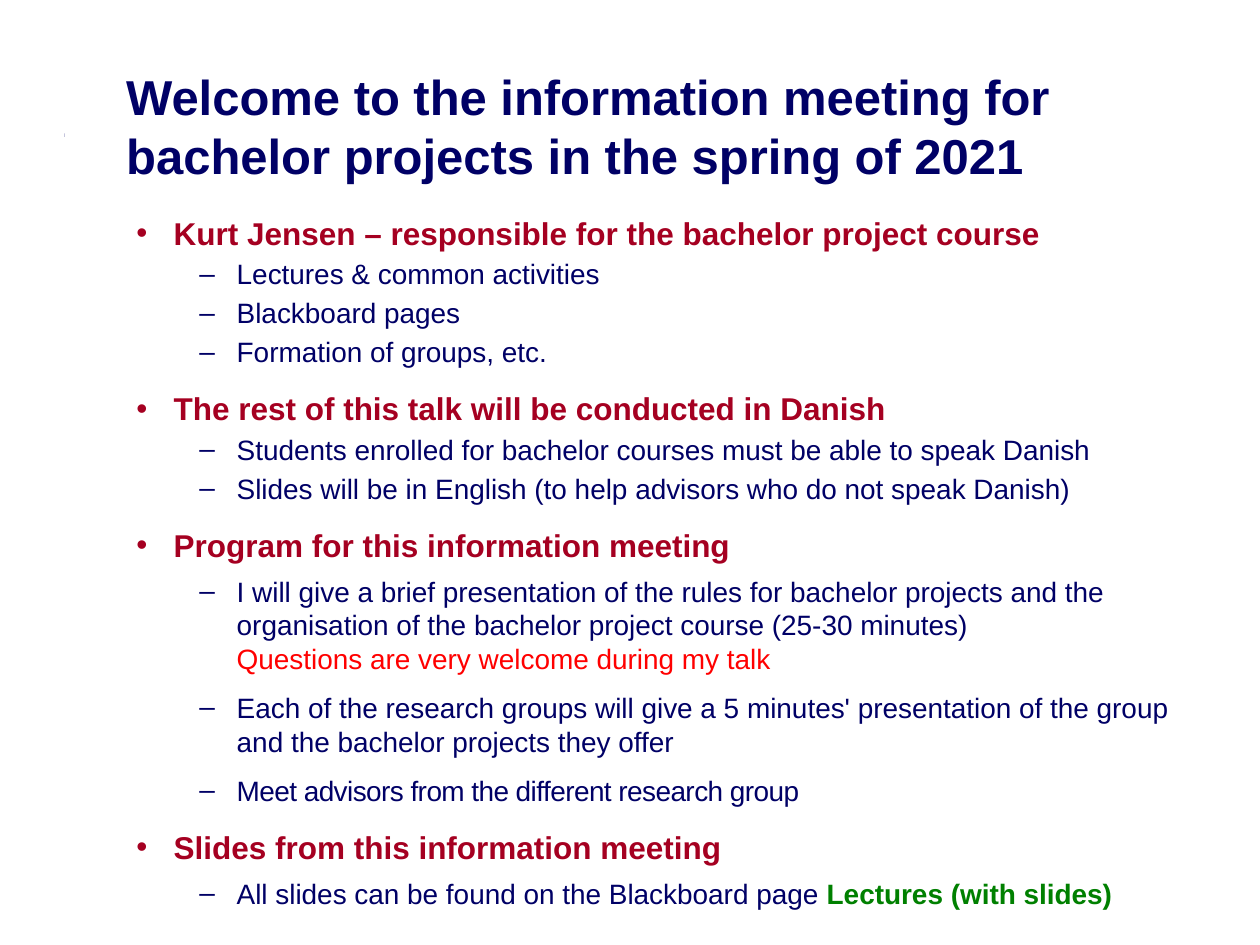
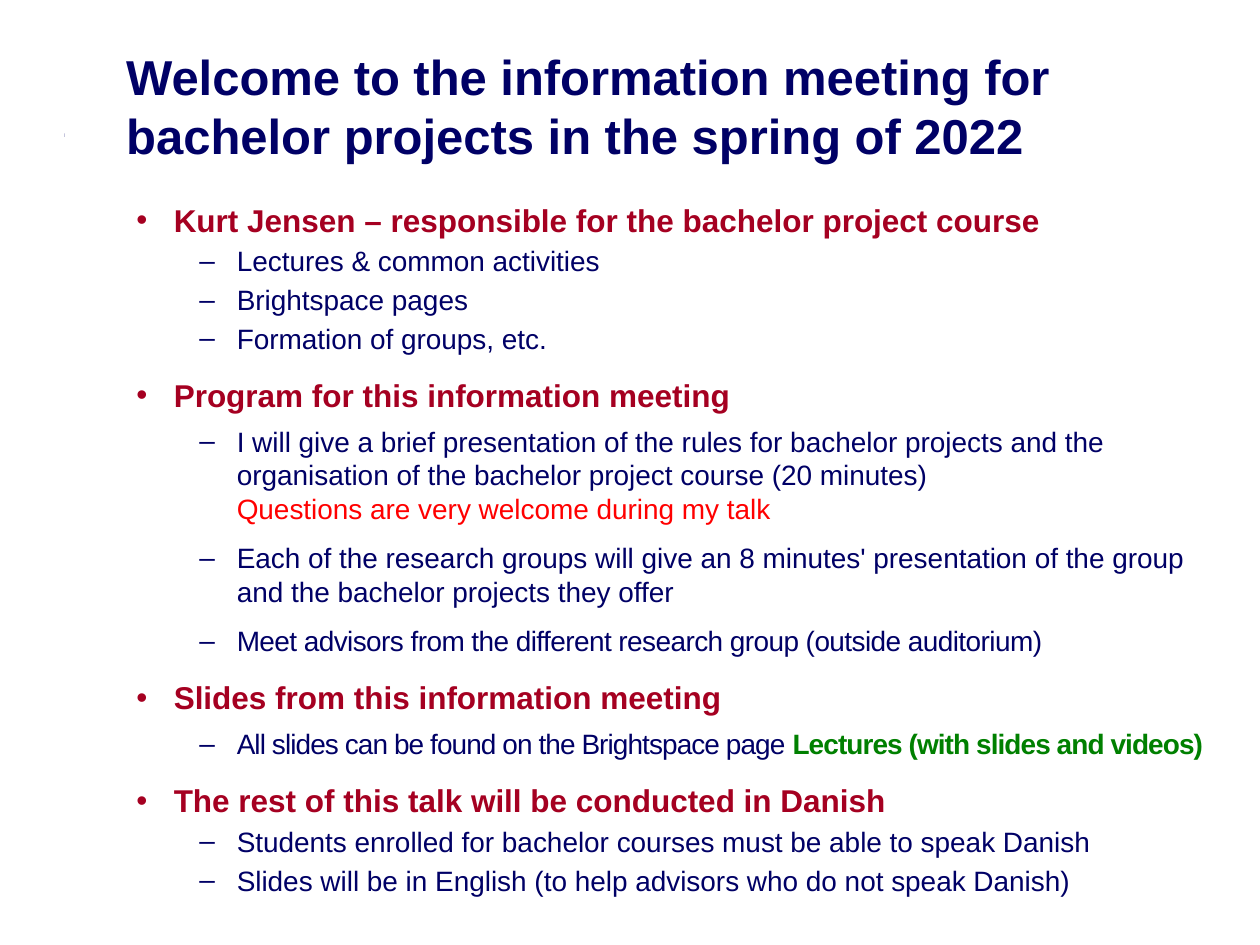
Before and after one commit to IntProgAU/Materiale, a slide deck: slide 1 of web/b22/0_info_meeting/+ Information Meeting.pptx. Drawn at 1260x945 pixels with LibreOffice and Linux fonts; fonts in the diff are those of the drawing. Boxes give left, top, right and bottom in pixels: in the first picture for what was removed or moved away, otherwise in the second. Text is boxed around its words. In the diff, an @@ line names an element or a change of style, - is before the commit and + after.

```diff
--- a/web/b22/0_info_meeting/+ Information Meeting.pptx
+++ b/web/b22/0_info_meeting/+ Information Meeting.pptx
@@ text at <box>126,59,1049,164</box>: text changed @@
-Welcome to the information meeting for bachelor projects in the spring of 2021
+Welcome to the information meeting for bachelor projects in the spring of 2022
@@ text "Kurt Jensen – responsible for ...": place and size @@
-text "Kurt Jensen – responsible for ..." at <box>174,222,1168,909</box>
+text "Kurt Jensen – responsible for ..." at <box>174,209,1203,896</box>
@@ text at <box>237,289,468,315</box>: text changed @@
-  – Blackboard pages
+  – Brightspace pages
@@ text at <box>174,384,1203,759</box>: paragraphs added @@
+  • Program for this information meeting
+  – I will give a brief presentation of the rules for bachelor projects and the organisation of the bachelor project course (20 minutes)
+    Questions are very welcome during my talk
+  – Each of the research groups will give an 8 minutes' presentation of the group and the bachelor projects they offer
+  – Meet advisors from the different research group (outside auditorium)
+  • Slides from this information meeting
+  – All slides can be found on the Brightspace page Lectures (with slides and videos)
@@ text at <box>174,534,1168,909</box>: paragraphs removed @@
-  • Program for this information meeting
-  – I will give a brief presentation of the rules for bachelor projects and the organisation of the bachelor project course (25-30 minutes)
-    Questions are very welcome during my talk
-  – Each of the research groups will give a 5 minutes' presentation of the group and the bachelor projects they offer
-  – Meet advisors from the different research group
-  • Slides from this information meeting
-  – All slides can be found on the Blackboard page Lectures (with slides)
```
Also in this commit, not shown: 10 other slides changed, 14 other files.
